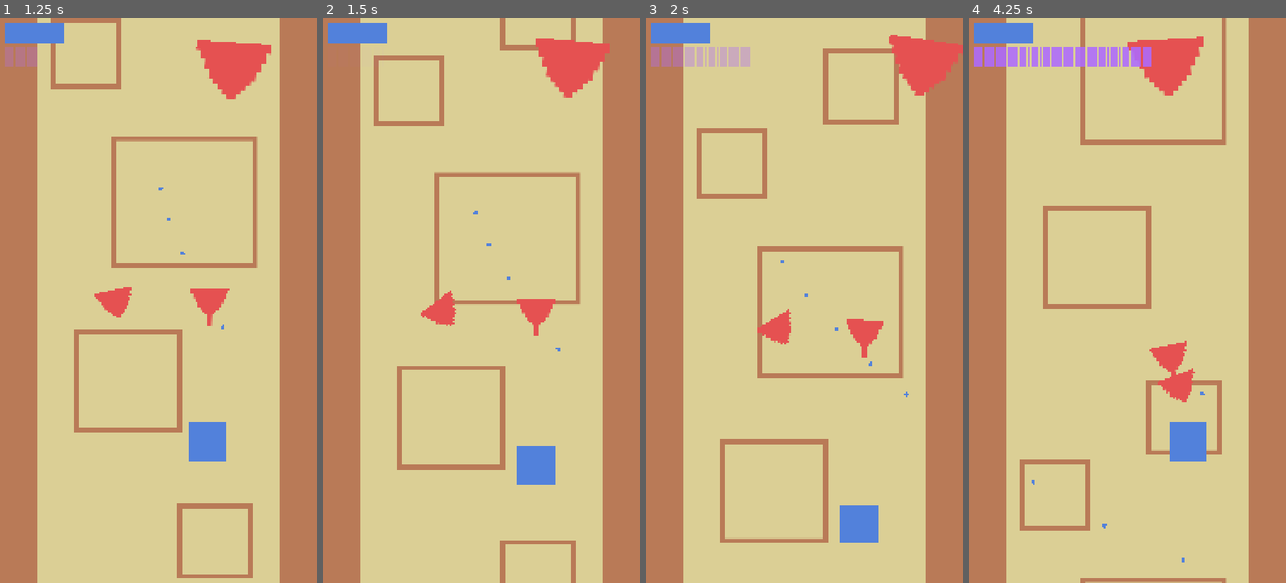
Above: before the commit, frames 1-4 (left to right).
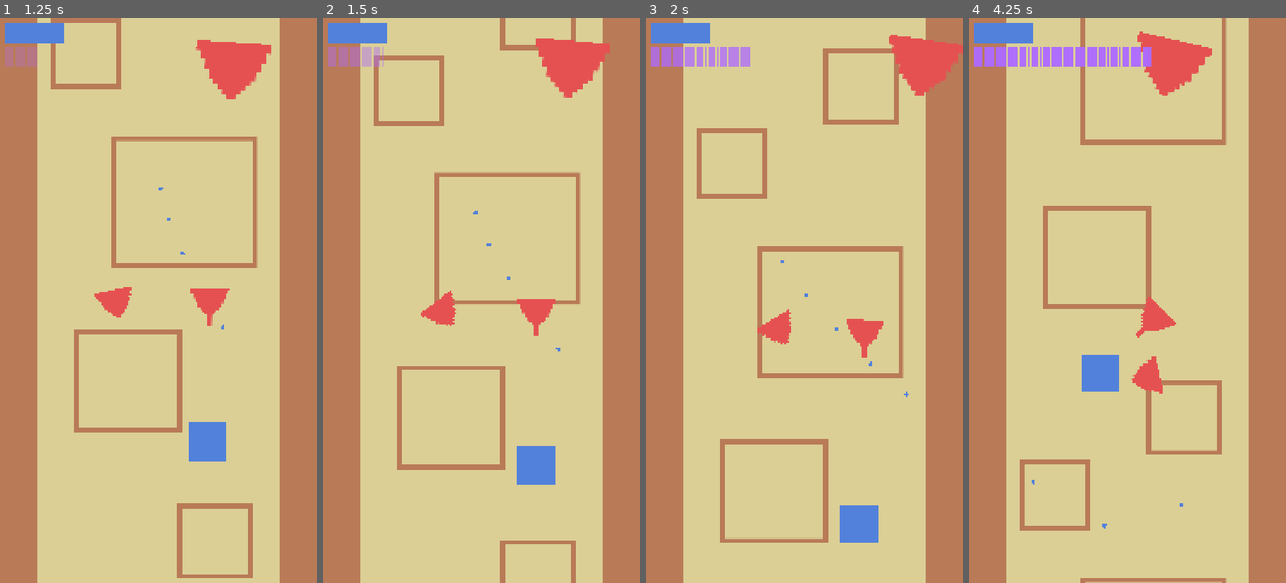
Above: after the commit, the same moments.

Repository: cormacoshaughnessey-maker/PanthersArcade
Game: Godot game, scene res://Scenes/game.tscn
The game is run twice, just before and just after one commit, with the same random seed, the same clock (stepped at 60 frames per second) and the same inputs.
Inputs:
- Up to frame 1 (1.25 s): hold Right (right) from 0.53 s (still down); hold Space (rewind) from 0.53 s (still down)
- Up to frame 2 (1.5 s): release Right (right) at 1.28 s; release Space (rewind) at 1.28 s; hold Down (down) from 1.28 s (still down); tap Space (rewind) at 1.35 s
- Up to frame 3 (2 s): keep holding Down (down)
- Up to frame 4 (4.25 s): release Down (down) at 2.03 s; hold Right (right) 2.03-2.78 s; hold Space (rewind) 2.03-2.78 s; hold Up (up) 2.78-3.53 s; tap Space (rewind) at 2.85 s; hold Left (left) from 3.53 s (still down); hold Space (rewind) from 3.53 s (still down)

Frame 1 is identical in both runs. In frame 2, 0.5% of the frame differs, in the area x 1-20%, y 5-9%; in frame 3, 0.9%; in frame 4, 3.7%, in the area x 35-77%, y 2-97%.

Commit message:
Fix Rewind Cooldown Bug
Fixed a bug causing the cooldown on rewinding to be able to be restarted while it's already on cooldown. Also altered some rewind related variables to be more easily changeable.

Diff:
--- a/panthers-arcade-game/Scenes/game.tscn
+++ b/panthers-arcade-game/Scenes/game.tscn
@@ -33,7 +33,7 @@
 z_index = 1
 position = Vector2(540, 1440)
 motion_mode = 1
-max_rewind_length_in_seconds = 2.0
+max_rewind_length_in_seconds = 1.0
 
 [node name="PlayerAttacks" type="Node" parent="." unique_id=1452552307]
 
--- a/panthers-arcade-game/Scripts/player.gd
+++ b/panthers-arcade-game/Scripts/player.gd
@@ -11,6 +11,7 @@
 signal player_died
 
 @export var max_rewind_length_in_seconds := 1.5
+@export var rewind_speed := 2
 var max_rewind_length : float
 var rewind_data : Dictionary[String, Array] = {"position":[]}
 var rewind_on_cooldown := false
@@ -37,8 +38,7 @@
 	current_health = max_health
 	current_lives = max_lives
 	# calculate max rewind length based on physics ticks
-	max_rewind_length = max_rewind_length_in_seconds * Engine.physics_ticks_per_second
-
+	max_rewind_length = max_rewind_length_in_seconds * Engine.physics_ticks_per_second * rewind_speed
 
  # INFO: Function run every frame/tick
 func _physics_process(delta: float) -> void:
@@ -54,8 +54,8 @@
 	elif not rewind_on_cooldown and Input.is_action_pressed("rewind"):
 		if Input.is_action_just_pressed("rewind"):
 			spawn_projection_trail()
-		rewind()
-		rewind()
+		for i in rewind_speed:
+			rewind()
 	if not rewinding:
 		movement_inputs(delta)
 
@@ -118,13 +118,14 @@
 
  # INFO: Begin the cooldown on rewinding, and set rewind_on_cooldown to true
 func start_rewind_cooldown() -> void:
-	rewinding = false
-	rewind_on_cooldown = true
-	rewind_cooldown_timer.start()
-	get_tree().call_group("player_projections", "queue_free")
-	rewind_attacks()
-	await get_tree().create_timer(0.5).timeout
-	hitbox.disabled = false
+	if not rewind_on_cooldown:
+		rewinding = false
+		rewind_on_cooldown = true
+		rewind_cooldown_timer.start()
+		get_tree().call_group("player_projections", "queue_free")
+		rewind_attacks()
+		await get_tree().create_timer(0.5).timeout
+		hitbox.disabled = false
 
 
  # INFO: End of the cooldown on rewinding, sets rewind_on_cooldown to false
